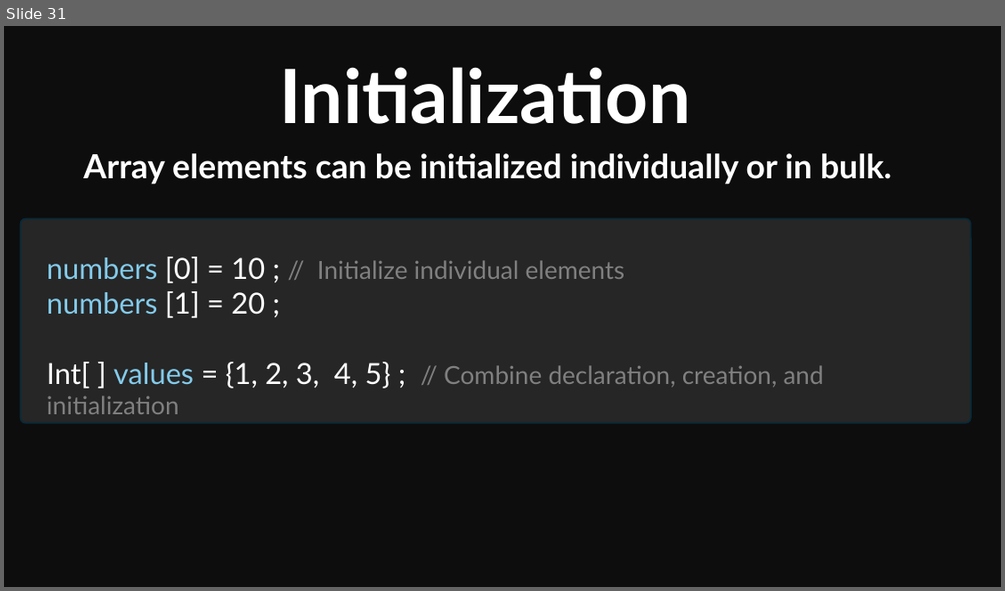
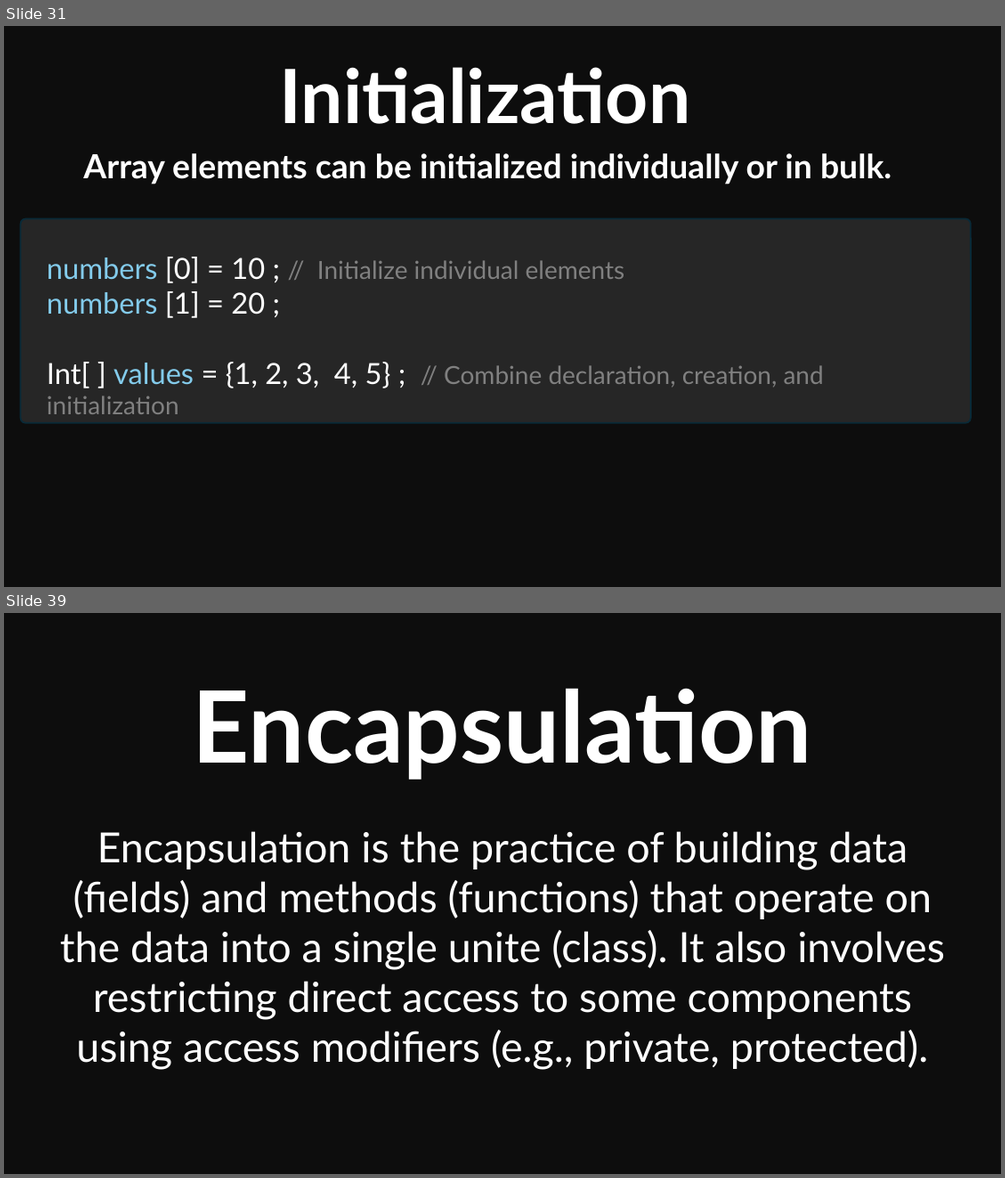
Before and after one commit to Mohitscodiclab/Java_Full_Course, a slide deck: JAVA.pptx. Shown one above the other, each under a label of ours: slide 31 before the commit, slides 31 and 39 after it; the slides between them are not shown. The pictures are 1005x591 and 1005x1178 pixels, drawn with LibreOffice and Linux fonts; fonts in the diff are those of the drawing. Boxes give left, top, right and bottom in pixels: in the first picture for what was removed or moved away, otherwise in the second. Text is boxed around its words. In the diff, an @@ line names an element or a change of style, - is before the commit and + after.

```diff
--- a/JAVA.pptx
+++ b/JAVA.pptx
@@ slide 39 added at [4, 613, 1001, 1174], background #0D0D0D @@
@@ text added at [193, 688, 812, 779], 96 pt, text #FFFFFF, bold @@
+Encapsulation
@@ text added at [60, 831, 945, 1070], 40 pt, text #FFFFFF @@
+Encapsulation is the practice of building data (fields) and methods (functions) that operate on the data into a single unite (class). It also involves restricting direct access to some components using access modifiers (e.g., private, protected).
```
Also in this commit, not shown: 17 other slides added, 34 other files.
